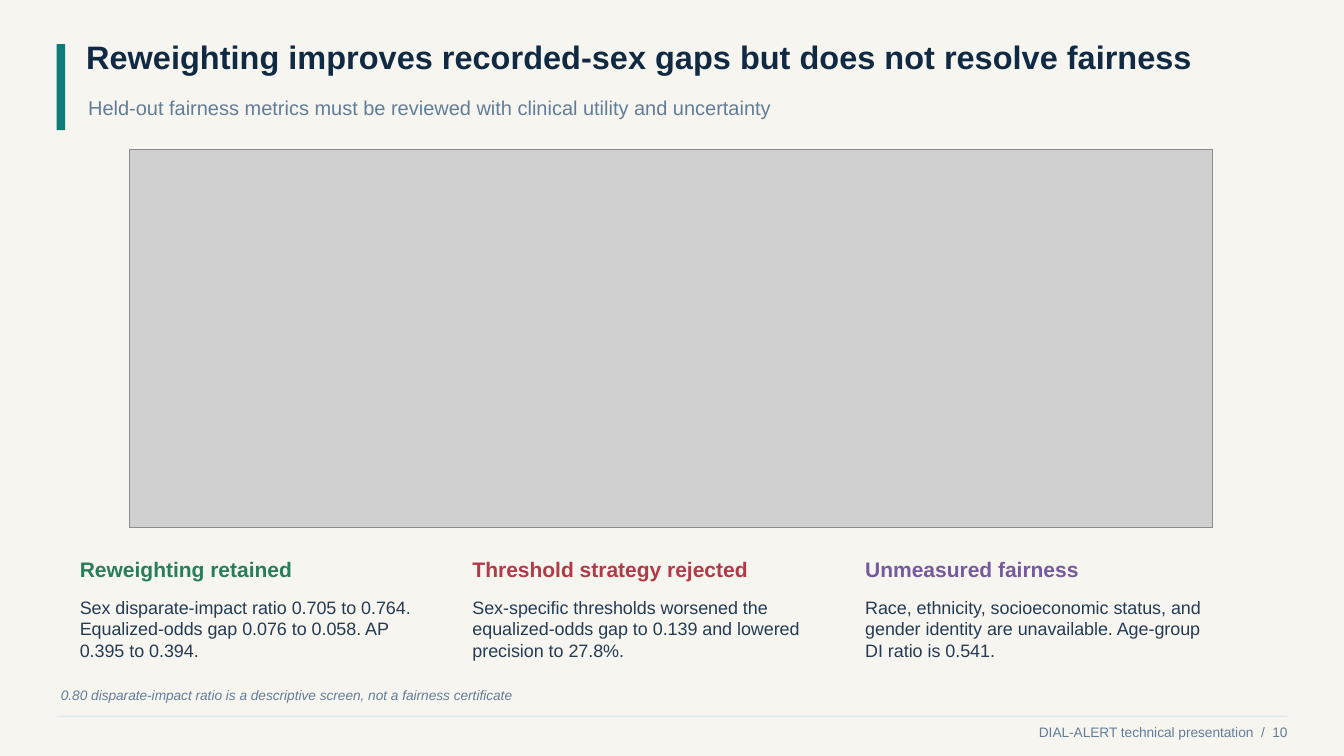
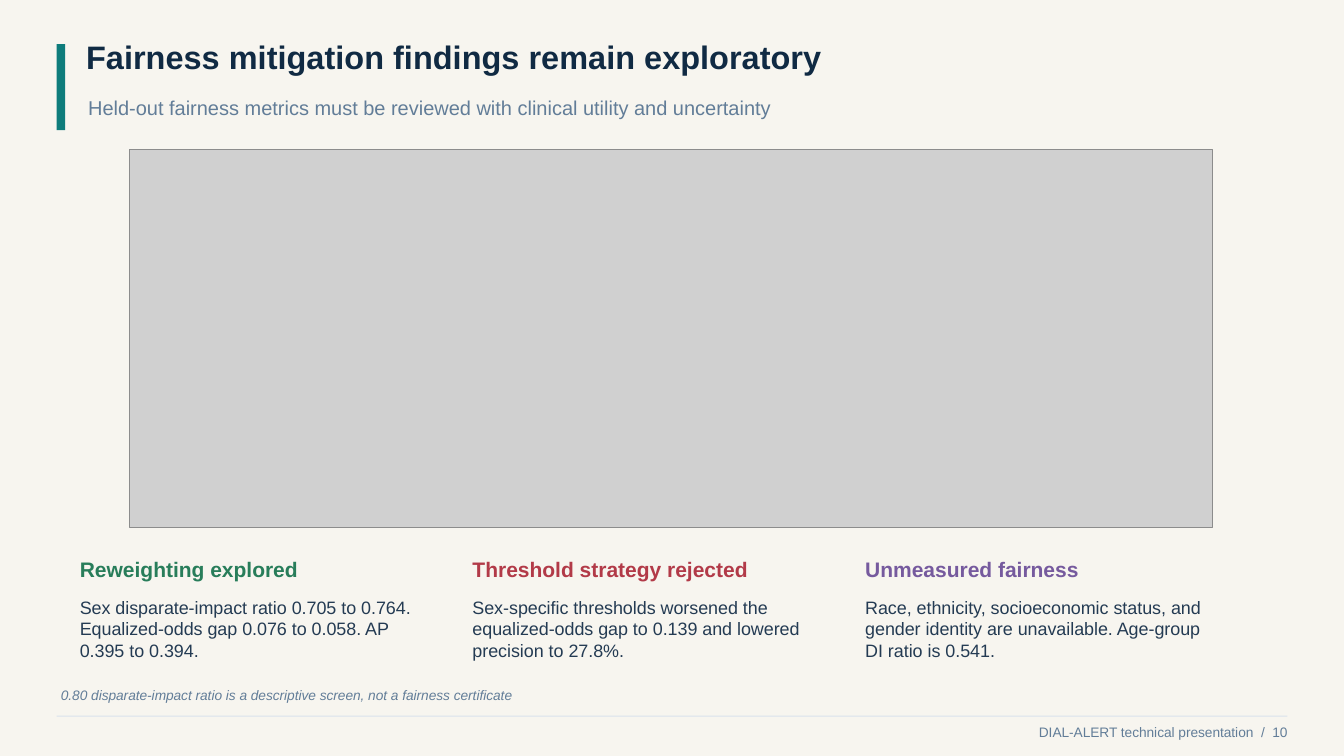
Before and after one commit to guillanofg/DIAL-ALERT, a slide deck: slide 10 of reports/Franklin_Guillano_DIAL_ALERT_Technical_Presentation.pptx. Drawn at 1344x756 pixels with LibreOffice and Linux fonts; fonts in the diff are those of the drawing; grey boxes stand for pictures. Boxes give left, top, right and bottom in pixels: in the first picture for what was removed or moved away, otherwise in the second. Text is boxed around its words. In the diff, an @@ line names an element or a change of style, - is before the commit and + after.

```diff
--- a/reports/Franklin_Guillano_DIAL_ALERT_Technical_Presentation.pptx
+++ b/reports/Franklin_Guillano_DIAL_ALERT_Technical_Presentation.pptx
@@ text at [86, 45, 821, 75]: text changed @@
-Reweighting improves recorded-sex gaps but does not resolve fairness
+Fairness mitigation findings remain exploratory
@@ text at [80, 561, 297, 581]: text changed @@
-Reweighting retained
+Reweighting explored
```
Also in this commit, not shown: 3 other slides changed, 4 slides added, 39 other files.
